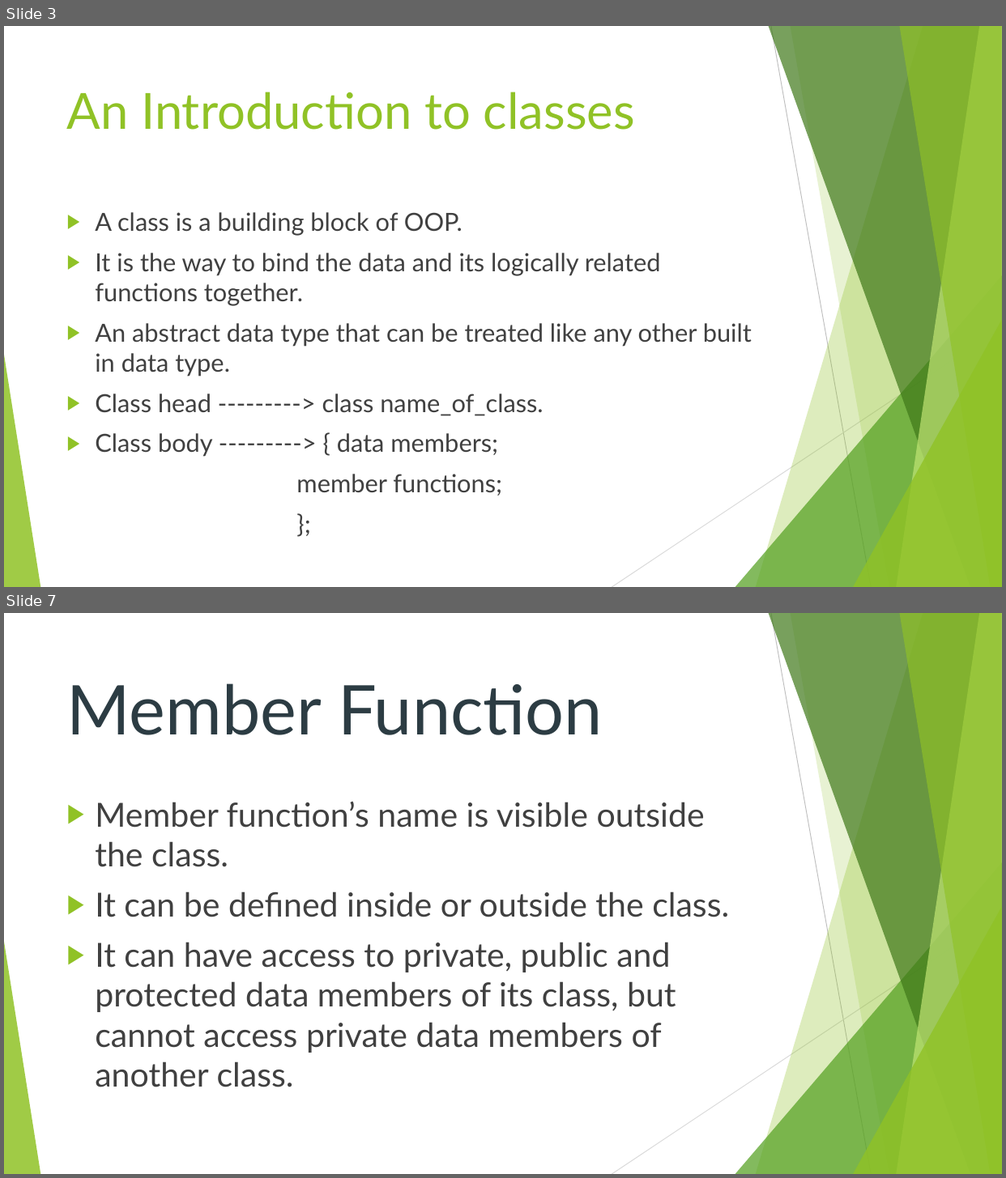
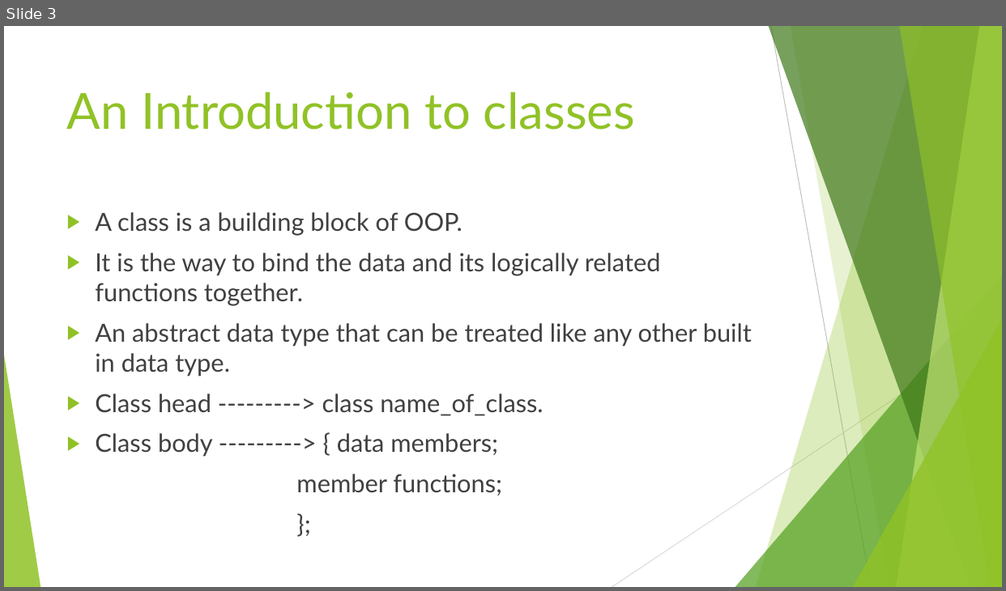
Before and after one commit to shivamsingh7455/DataStructure, a slide deck: Presentation 1.pptx. Shown one above the other, each under a label of ours: slides 3 and 7 before the commit, slide 3 after it; the slides between them are not shown. The pictures are 1006x1178 and 1006x591 pixels, drawn with LibreOffice and Linux fonts; fonts in the diff are those of the drawing. Boxes give left, top, right and bottom in pixels: in the first picture for what was removed or moved away, otherwise in the second. Text is boxed around its words. In the diff, an @@ line names an element or a change of style, - is before the commit and + after.

```diff
--- a/Presentation 1.pptx
+++ b/Presentation 1.pptx
@@ slide 7 removed at box(4, 613, 1002, 1174), background #FFFFFF; not listed: 10 template elements that a slide beside it also shows @@
@@ title removed at box(67, 683, 603, 735) @@
-Member Function
@@ text removed at box(95, 802, 729, 1088) @@
-▶ Member function’s name is visible outside the class.
-▶ It can be defined inside or outside the class.
-▶ It can have access to private, public and protected data members of its class, but cannot access private data members of another class.
```
Also in this commit, not shown: 5 slides changed, 3 slides added, 1 other slide removed.
